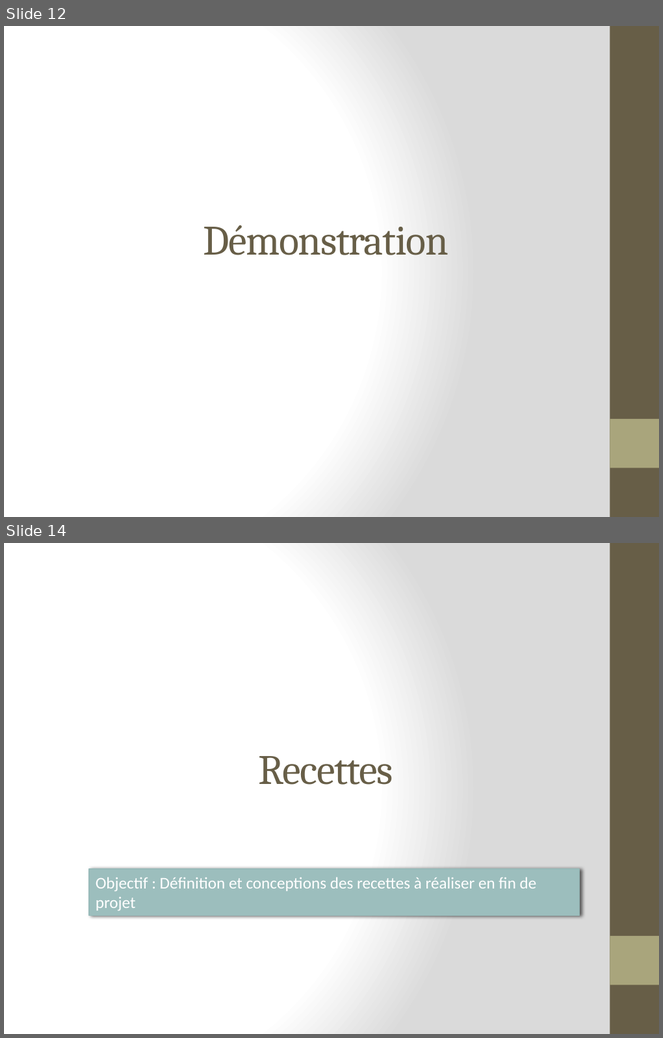
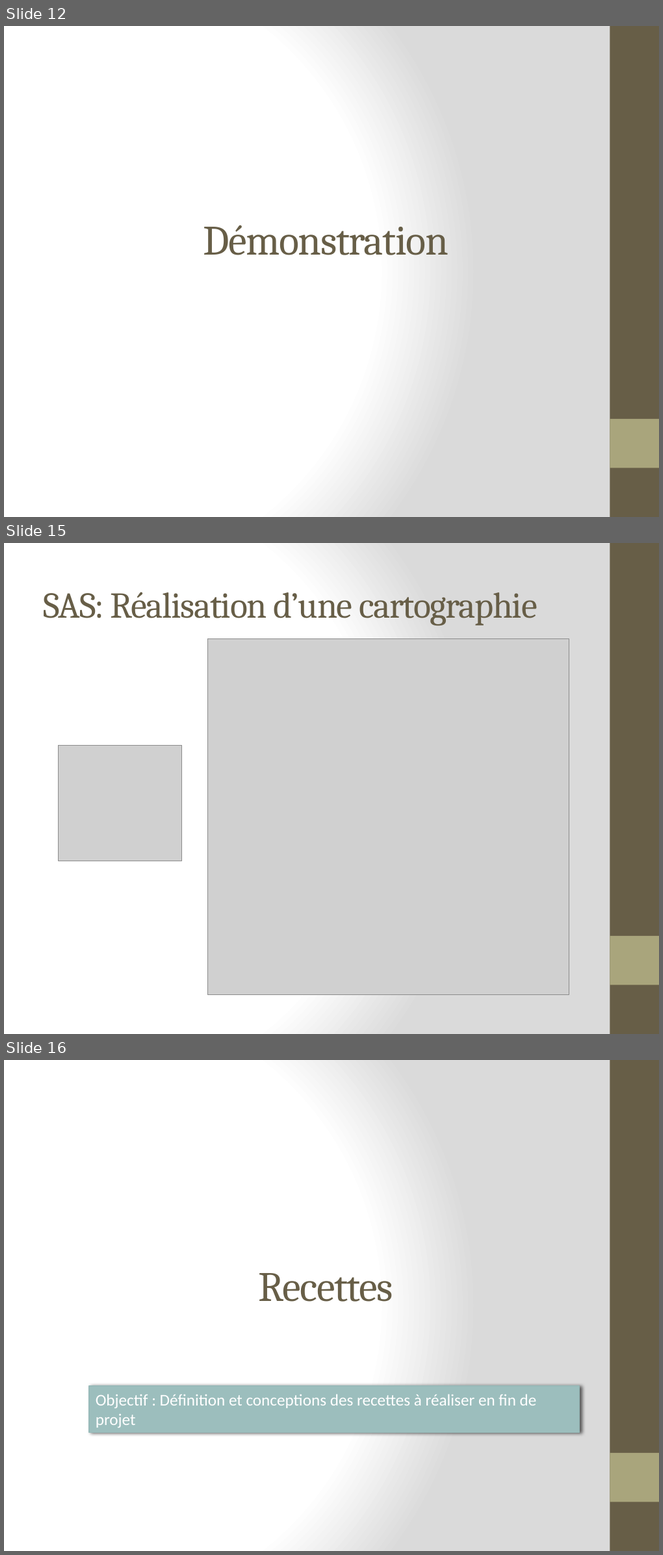
Before and after one commit to lobtec/dartiesgroupe2, a slide deck: PROJET/Presentation/PRE_15-12-10_V2.pptx. Shown one above the other, each under a label of ours: slides 12 and 14 before the commit, slides 12, 15 and 16 after it; the slides between them are not shown. The pictures are 663x1038 and 663x1555 pixels, drawn with LibreOffice and Linux fonts; fonts in the diff are those of the drawing; grey boxes stand for pictures. Boxes give left, top, right and bottom in pixels: in the first picture for what was removed or moved away, otherwise in the second. Text is boxed around its words. In the diff, an @@ line names an element or a change of style, - is before the commit and + after.

```diff
--- a/PROJET/Presentation/PRE_15-12-10_V2.pptx
+++ b/PROJET/Presentation/PRE_15-12-10_V2.pptx
@@ slide 15 added at <box>4,543,659,1034</box>, background gradient #FFFFFF to #DADADA; not listed: 2 template elements that a slide beside it also shows @@
@@ title added at <box>43,592,538,626</box>, 40 pt, text #675E47 @@
+SAS: Réalisation d’une cartographie
@@ picture added at <box>207,639,569,995</box> @@
@@ picture added at <box>59,745,182,861</box> @@
@@ what was slide 14 is now slide 16 @@
```
Also in this commit, not shown: 2 slides changed, 1 other slide added, 2 other files.
